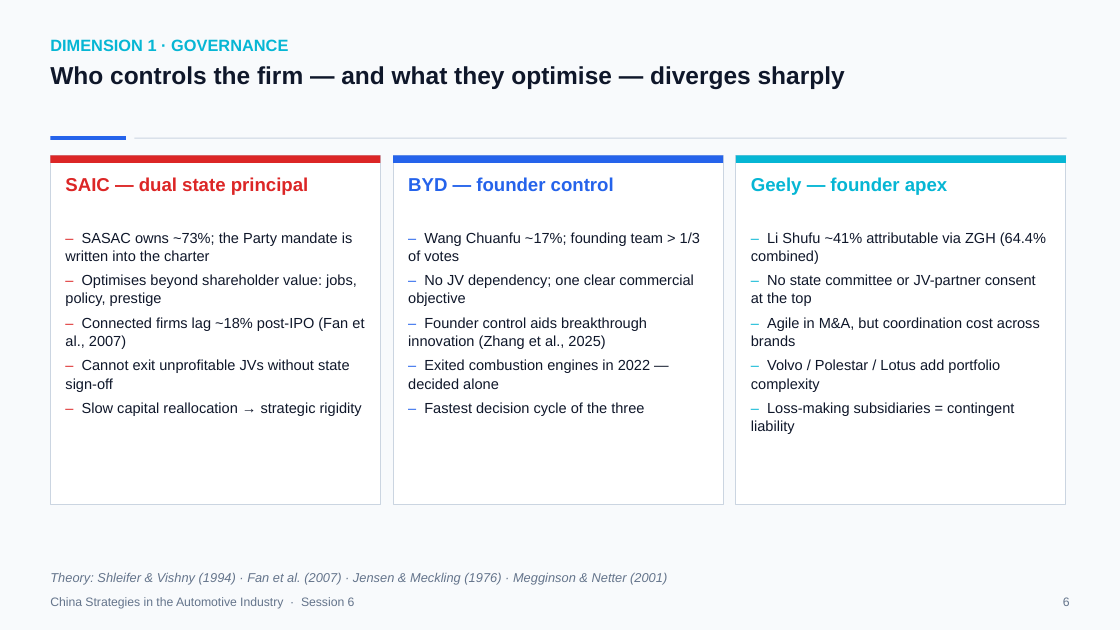
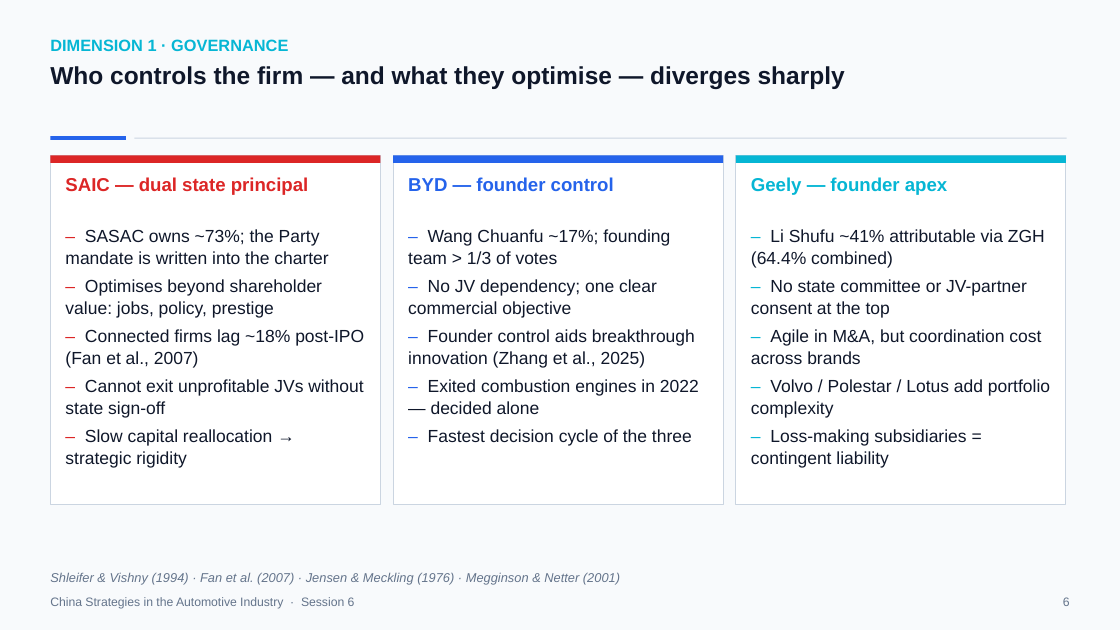
Before and after one commit to mickeymousehacker/CHINA-seminar-paper, a slide deck: slide 6 of research/presentation/China-Strategies-Presentation-FINAL.pptx. Drawn at 1120x630 pixels with LibreOffice and Linux fonts; fonts in the diff are those of the drawing. Boxes give left, top, right and bottom in pixels: in the first picture for what was removed or moved away, otherwise in the second. Text is boxed around its words. In the diff, an @@ line names an element or a change of style, - is before the commit and + after.

```diff
--- a/research/presentation/China-Strategies-Presentation-FINAL.pptx
+++ b/research/presentation/China-Strategies-Presentation-FINAL.pptx
@@ size 12.5 to 15 pt in 3 elements at [65, 229, 364, 468], [751, 229, 1050, 468], [408, 229, 699, 446] @@
@@ text at [50, 572, 620, 585]: text changed @@
-Theory: Shleifer & Vishny (1994) · Fan et al. (2007) · Jensen & Meckling (1976) · Megginson & Netter (2001)
+Shleifer & Vishny (1994) · Fan et al. (2007) · Jensen & Meckling (1976) · Megginson & Netter (2001)
```
Also in this commit, not shown: 19 other slides changed.
